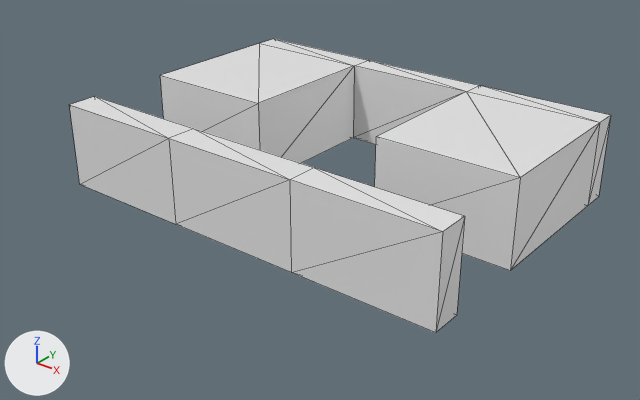
A saved change to the OBJ model Assets/Models/Remade Models/BeginningMaze.obj.
The view is the same before and after, from a 50 mm camera at (37.7, 140.0, 29.2) aimed at (0.8, 186.1, 0.6). The lights are fixed; the arrows at lower left show +X, +Y and +Z. Mesh edges are drawn as thin lines. Where no turn or scale is listed for an object, it has been applied to the vertices.
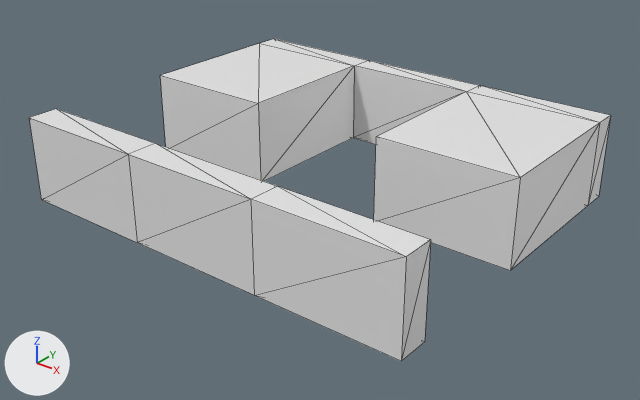
The newer file is also turned or shifted as a whole; pictures and numbers use the older file's frame.

Location of each change, [x1, y1, x2, y2] in pixels of the pictures (640 x 400 px; the box of a moved part takes in the faces that stretch with it):
```json
{"object": "Cube", "change": "reshaped", "before": [70, 39, 611, 333], "after": [29, 39, 611, 361], "on screen": "8% wider, 9% taller"}
{"part": 1, "of": "me_cube", "change": "moved or reshaped", "before": [70, 96, 465, 333], "after": [29, 109, 431, 361]}
```

Scene script edits in JSON lines:
```json
{"block": "me_cube", "where": "me_cube.from_pydata(...)  # 40 vertices, 72 faces; spans x -16.2..16.2, y 177.4..200.5, z 0.1..6.7"}
{"block": "me_cube", "where": "# used by ob_cube; location = (0.0, 0.0, 0.0)"}
{"block": "me_cube", "change": "me_cube part 1: the loose piece of 16 vertices spanning x -16.2..16.2, y 177.4..179.8, z 0.1..6.7 is moved by (0.0, -3.5, 0.0)"}
```
